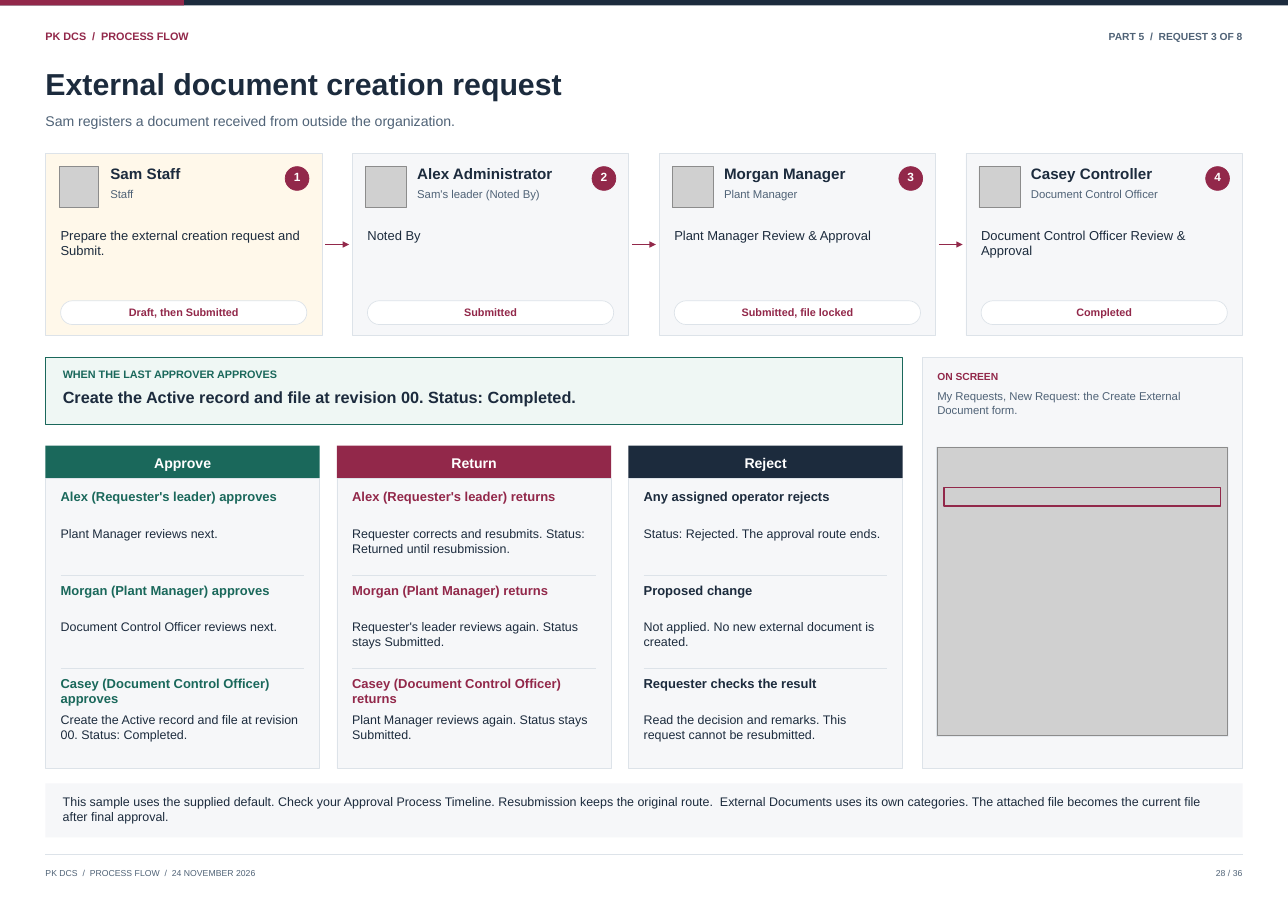
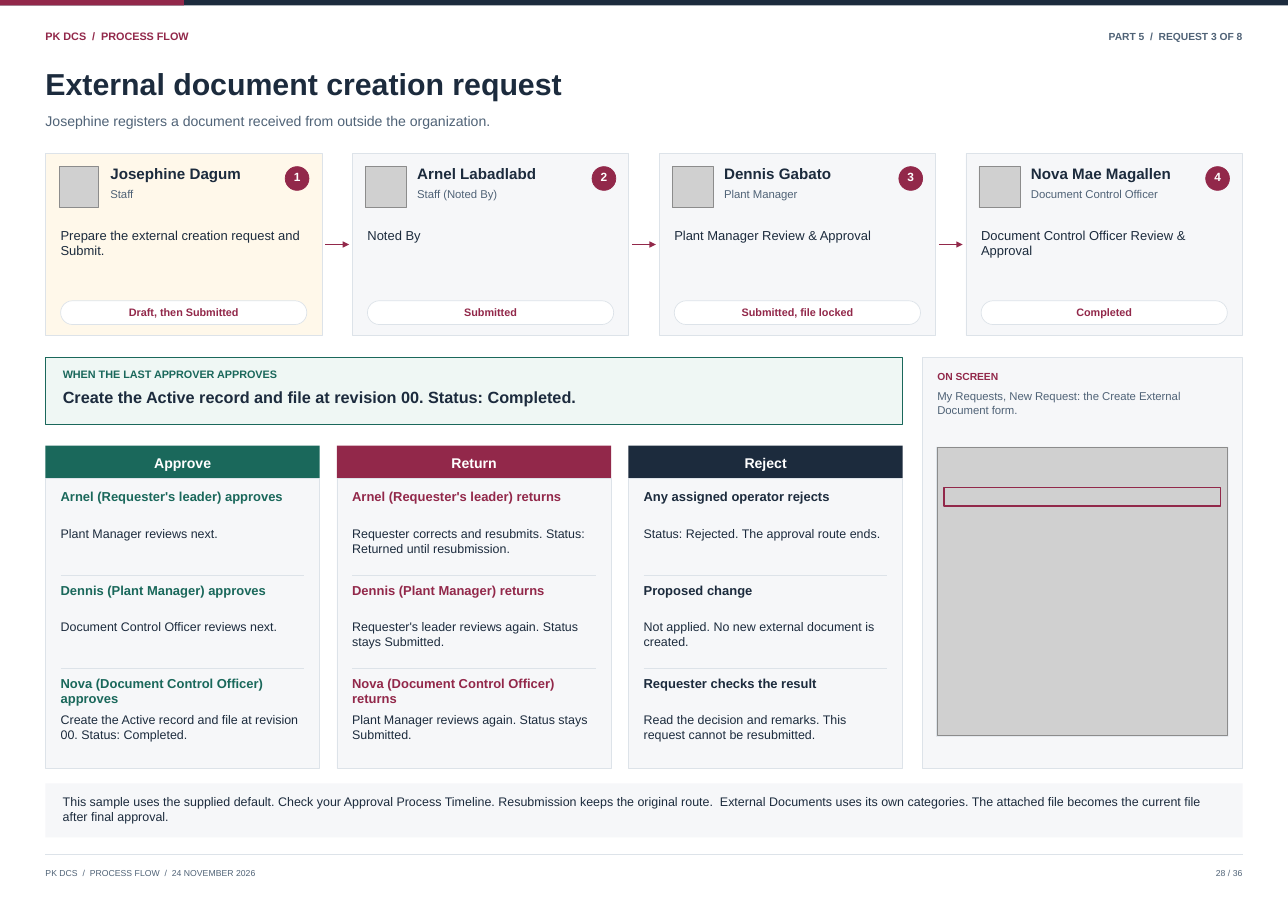
Before and after one commit to curib123/pk_document_tracking_system, a slide deck: slide 28 of docs/system-documentation/PK_DCS_Process_Flow.pptx. Drawn at 1288x911 pixels with LibreOffice and Linux fonts; fonts in the diff are those of the drawing; grey boxes stand for pictures. Boxes give left, top, right and bottom in pixels: in the first picture for what was removed or moved away, otherwise in the second. Text is boxed around its words. In the diff, an @@ line names an element or a change of style, - is before the commit and + after.

```diff
--- a/docs/system-documentation/PK_DCS_Process_Flow.pptx
+++ b/docs/system-documentation/PK_DCS_Process_Flow.pptx
@@ text at <box>45,116,490,129</box>: text changed @@
-Sam registers a document received from outside the organization.
+Josephine registers a document received from outside the organization.
@@ text at <box>110,168,241,182</box>: text changed @@
-Sam Staff
+Josephine Dagum
@@ text at <box>417,168,536,179</box>: text changed @@
-Alex Administrator
+Arnel Labadlabd
@@ text at <box>724,168,831,179</box>: text changed @@
-Morgan Manager
+Dennis Gabato
@@ text at <box>1031,168,1171,182</box>: text changed @@
-Casey Controller
+Nova Mae Magallen
@@ text at <box>417,190,497,201</box>: text changed @@
-Sam's leader (Noted By)
+Staff (Noted By)
@@ text at <box>61,491,283,504</box>: text changed @@
-Alex (Requester's leader) approves
+Arnel (Requester's leader) approves
@@ text at <box>352,491,562,504</box>: text changed @@
-Alex (Requester's leader) returns
+Arnel (Requester's leader) returns
@@ text at <box>61,585,266,597</box>: text changed @@
-Morgan (Plant Manager) approves
+Dennis (Plant Manager) approves
@@ text at <box>352,585,545,597</box>: text changed @@
-Morgan (Plant Manager) returns
+Dennis (Plant Manager) returns
@@ text at <box>61,678,263,706</box>: text changed @@
-Casey (Document Control Officer) approves
+Nova (Document Control Officer) approves
@@ text at <box>352,678,554,703</box>: text changed @@
-Casey (Document Control Officer) returns
+Nova (Document Control Officer) returns
```
Also in this commit, not shown: 29 other slides changed, 3 other files.
